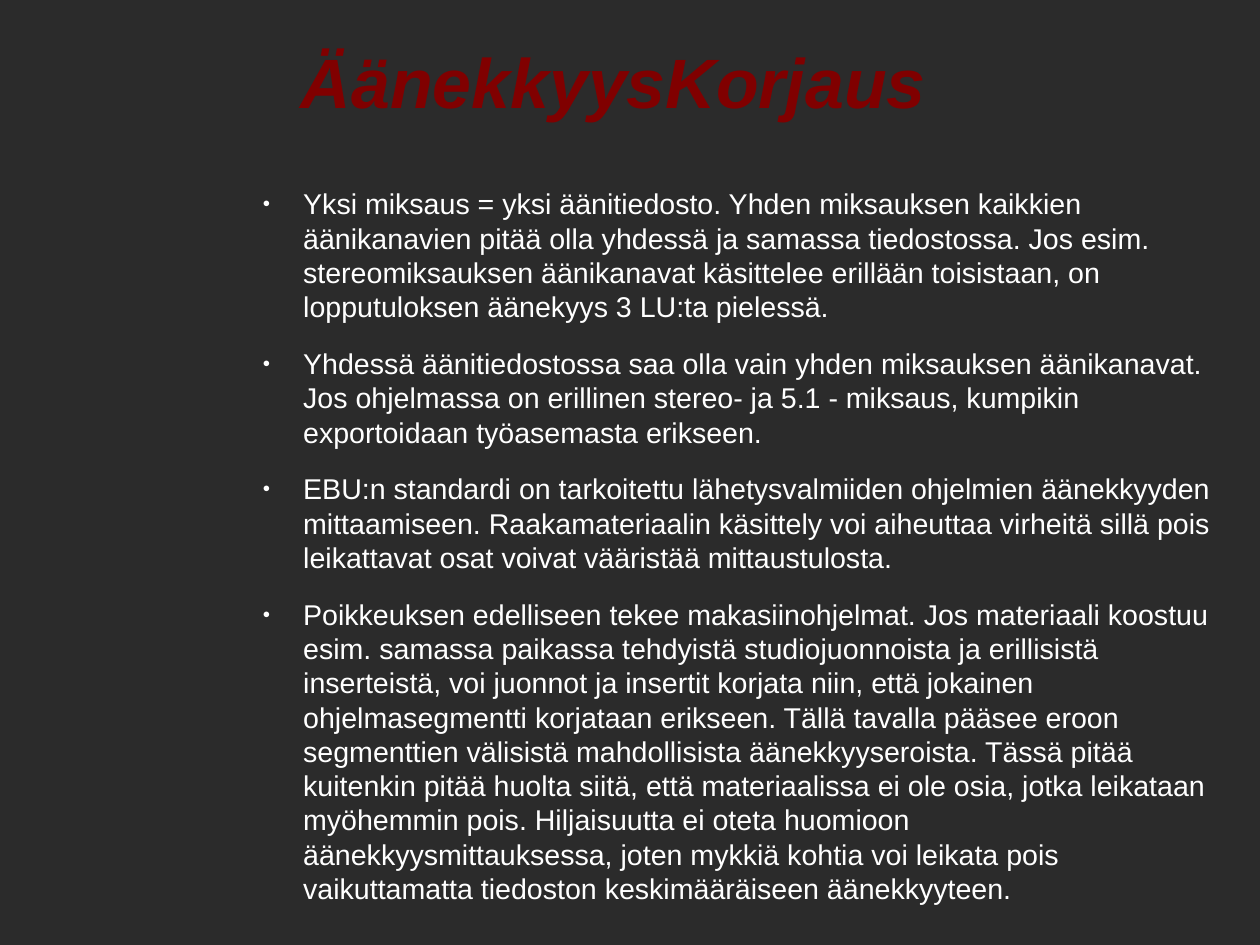
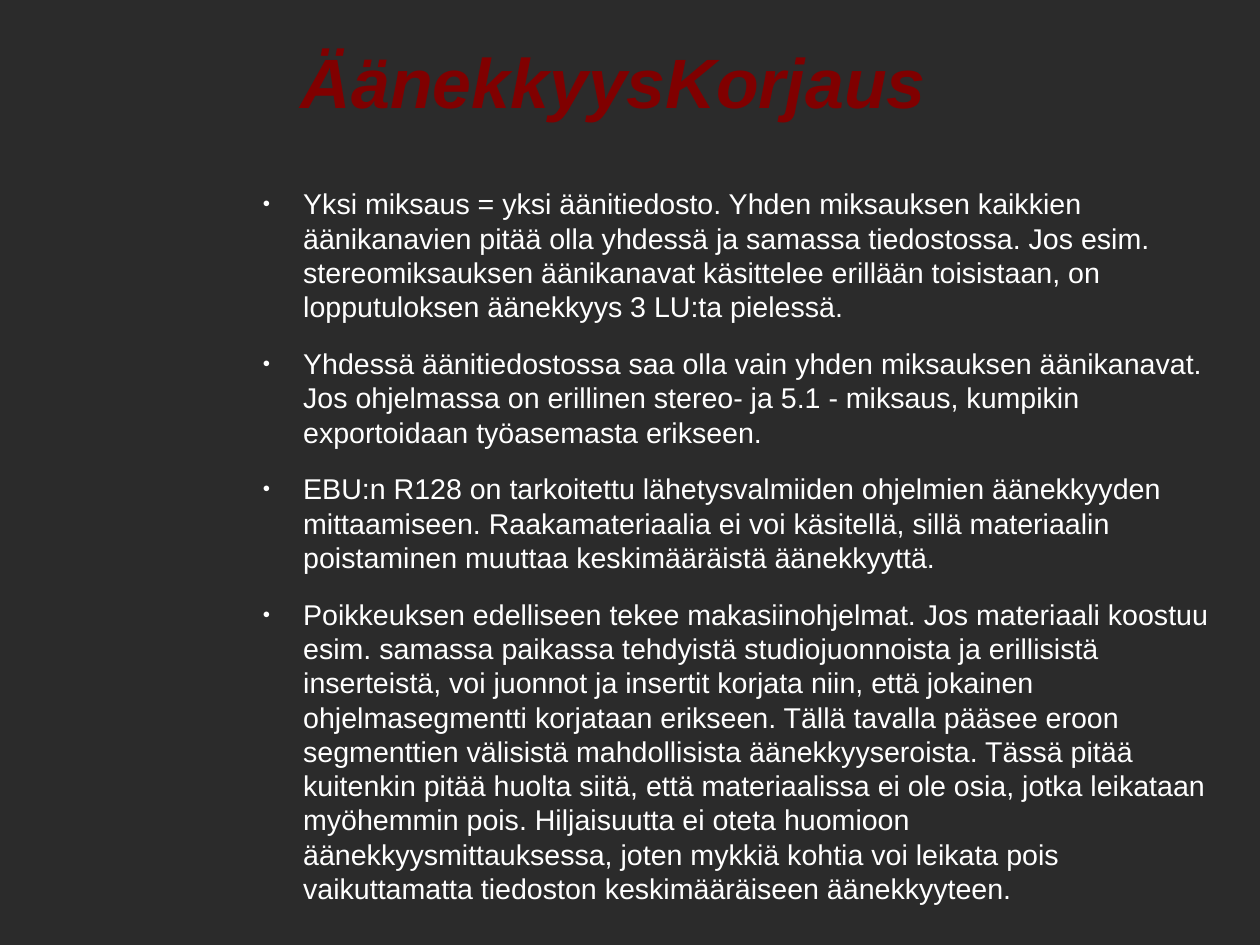
Before and after one commit to mhartzel/Introduction_To_Loudness_Correction, a slide deck: slide 25 of odp/Aanekkyyden Hallinta.odp. Drawn at 1260x945 pixels with LibreOffice and Linux fonts; fonts in the diff are those of the drawing; background and template pictures are left out; a plain dark background stands for a picture behind light text. Boxes give left, top, right and bottom in pixels: in the first picture for what was removed or moved away, otherwise in the second. Text is boxed around its words. In the diff, an @@ line names an element or a change of style, - is before the commit and + after.

```diff
--- a/odp/Aanekkyyden Hallinta.odp
+++ b/odp/Aanekkyyden Hallinta.odp
@@ text at [303,193,1149,323]: text changed @@
-● Yksi miksaus = yksi äänitiedosto. Yhden miksauksen kaikkien äänikanavien pitää olla yhdessä ja samassa tiedostossa. Jos esim. stereomiksauksen äänikanavat käsittelee erillään toisistaan, on lopputuloksen äänekyys 3 LU:ta pielessä.
+● Yksi miksaus = yksi äänitiedosto. Yhden miksauksen kaikkien äänikanavien pitää olla yhdessä ja samassa tiedostossa. Jos esim. stereomiksauksen äänikanavat käsittelee erillään toisistaan, on lopputuloksen äänekkyys 3 LU:ta pielessä.
@@ text at [303,478,1160,574]: text changed @@
-● EBU:n standardi on tarkoitettu lähetysvalmiiden ohjelmien äänekkyyden mittaamiseen. Raakamateriaalin käsittely voi aiheuttaa virheitä sillä pois leikattavat osat voivat vääristää mittaustulosta.
+● EBU:n R128 on tarkoitettu lähetysvalmiiden ohjelmien äänekkyyden mittaamiseen. Raakamateriaalia ei voi käsitellä, sillä materiaalin poistaminen muuttaa keskimääräistä äänekkyyttä.
```
Also in this commit, not shown: 13 other slides changed, 1 other file.
